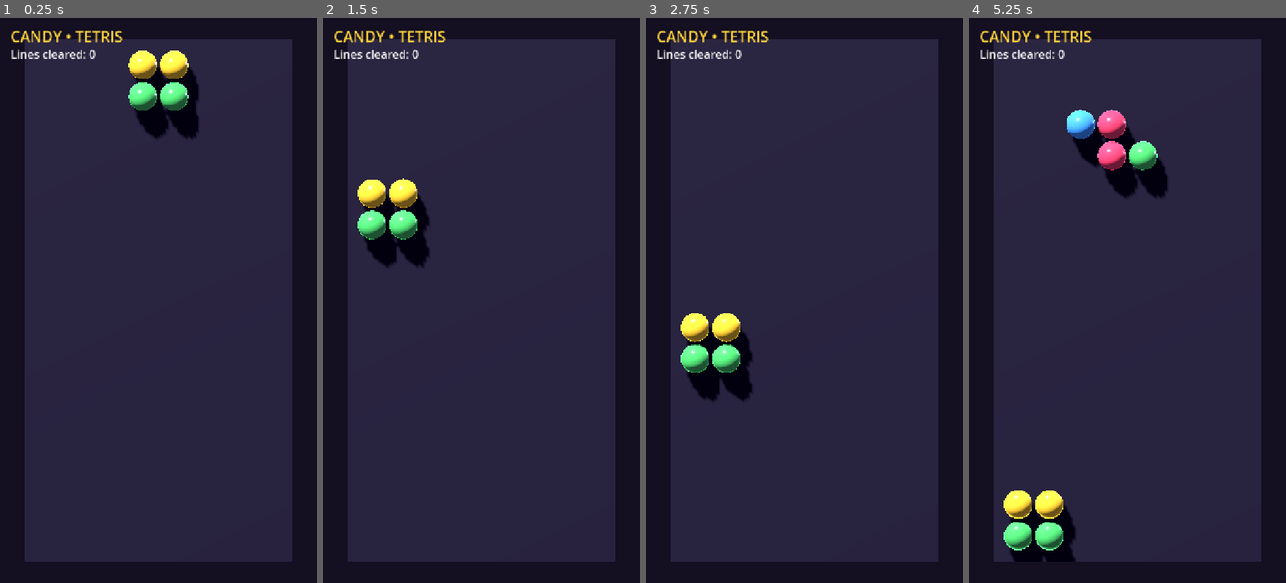
Above: before the commit, frames 1-4 (left to right).
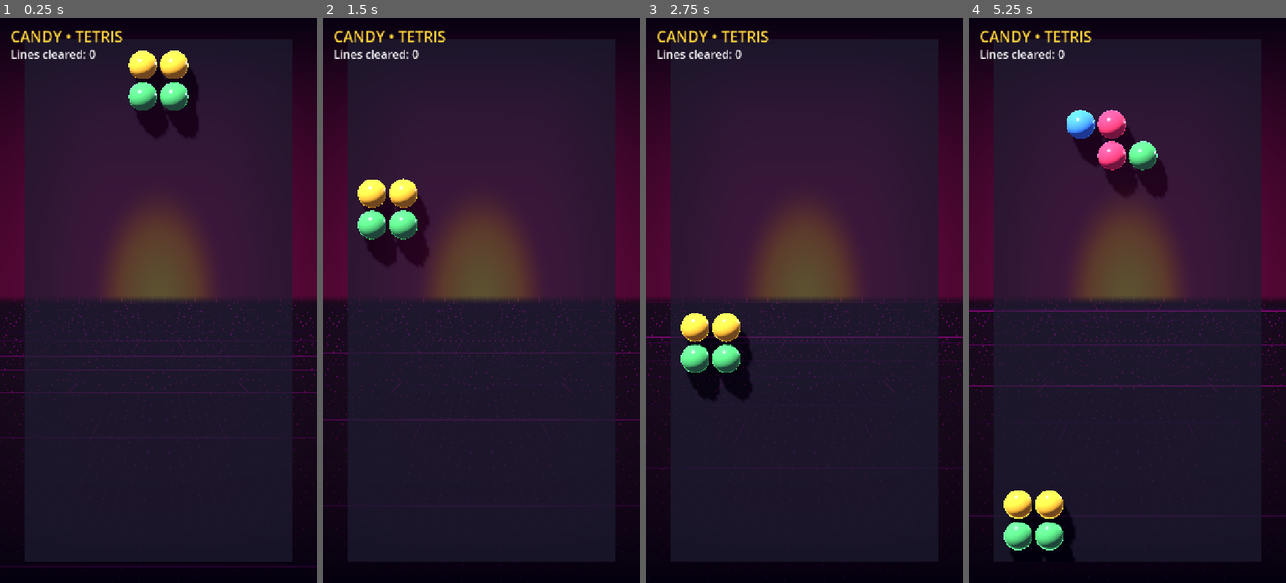
Above: after the commit, the same moments.

Repository: Jhon-Crow/candy-crush-tetris-godot-game
Game: Godot game, scene res://scenes/Main.tscn
The game is run twice, just before and just after one commit, with the same random seed, the same clock (stepped at 60 frames per second) and the same inputs.
Inputs:
- Up to frame 1 (0.25 s): no input
- Up to frame 2 (1.5 s): no input
- Up to frame 3 (2.75 s): no input
- Up to frame 4 (5.25 s): no input

The runs differ from the first frame. In frame 1, 12% of the frame differs, in the area x 0-100%, y 14-97%; in frame 2, 13%; in frame 3, 11%; in frame 4, 13%.

Commit message:
feat: add animated retrowave background (issue #15)
- Add shaders/retrowave_background.gdshader: single-pass canvas shader
  that renders the full retrowave aesthetic — gradient violet sky, retro
  sun disc with horizontal scanline stripes, and an animated perspective
  neon-grid floor.  All colours and speeds are shader uniforms so the
  look can be changed without touching the shader code.

- Add scripts/Background.gd: Node wrapper that owns a CanvasLayer
  (layer=-1, behind the 3D viewport), a full-screen ColorRect, and the
  ShaderMaterial.  Exposes three built-in colour themes:
    * THEME_RETROWAVE — default neon magenta + orange sunset
    * THEME_PLASMA    — cyan/teal mid-game variant
    * THEME_NEON      — hot-pink / lime-green end-game variant
  Call set_theme(theme_dict) to switch instantly; future work can tween
  between themes for smooth transitions.

- Modify scripts/Game.gd:
  * Call _build_background() in _ready() before building the 3D scene.
  * Switch Environment.background_mode to BG_CANVAS so the 3D clear is
    composited on top of the canvas rather than painted over it — this is
    the correct Godot 4 mechanism for a CanvasLayer background behind 3D.
  * Warm the ambient light colour slightly to complement the new palette.
  * Make the back panel 72% opaque (was solid) so the neon glow bleeds
    through around the candy-ball play field.

- Add docs/case-studies/issue-15/{README,issue,research}.md: case study
  covering requirements, visual-element analysis, shader techniques,
  prior art (Godot Shaders community), and the swappable-theme design.

Fixes Jhon-Crow/candy-crush-tetris-godot-game#15

Diff:
--- /dev/null
+++ b/scripts/Background.gd
@@ -0,0 +1,101 @@
+## Animated background system for Candy Crush Tetris.
+##
+## Renders a retrowave/synthwave animated backdrop (neon perspective grid +
+## retro sun) behind the gameplay layer.  The background is designed to be
+## swappable: call [method set_theme] with a different [BackgroundTheme] dict
+## to instantly switch to a new look — handy for future per-level themes.
+##
+## Usage (called from Game.gd):
+##   var bg = Background.new()
+##   add_child(bg)
+##   # optionally change colour theme later:
+##   bg.set_theme(Background.THEME_PLASMA)
+
+class_name Background
+extends Node
+
+# ---------------------------------------------------------------------------
+# Built-in themes (colour palettes + speed settings)
+# ---------------------------------------------------------------------------
+
+## The default retrowave / synthwave look: neon magenta grid, orange sunset.
+const THEME_RETROWAVE := {
+	"sky_top":        Color(0.05, 0.01, 0.12),
+	"sky_horizon":    Color(0.55, 0.05, 0.35),
+	"sun_outer":      Color(1.00, 0.40, 0.10),
+	"sun_inner":      Color(1.00, 0.85, 0.20),
+	"grid_color":     Color(0.90, 0.05, 0.80),
+	"grid_glow":      Color(0.30, 0.00, 0.60),
+	"ground_dark":    Color(0.03, 0.00, 0.10),
+	"grid_speed":     0.5,
+	"scanline_count": 8.0,
+}
+
+## Cyan/teal "plasma" variant for a mid-game feel.
+const THEME_PLASMA := {
+	"sky_top":        Color(0.00, 0.02, 0.14),
+	"sky_horizon":    Color(0.00, 0.45, 0.55),
+	"sun_outer":      Color(0.00, 0.85, 1.00),
+	"sun_inner":      Color(0.80, 1.00, 1.00),
+	"grid_color":     Color(0.00, 0.95, 0.95),
+	"grid_glow":      Color(0.00, 0.30, 0.50),
+	"ground_dark":    Color(0.00, 0.02, 0.10),
+	"grid_speed":     0.8,
+	"scanline_count": 6.0,
+}
+
+## Hot pink / electric-lime "neon" variant for later levels.
+const THEME_NEON := {
+	"sky_top":        Color(0.08, 0.00, 0.08),
+	"sky_horizon":    Color(0.80, 0.00, 0.45),
+	"sun_outer":      Color(1.00, 0.80, 0.00),
+	"sun_inner":      Color(1.00, 1.00, 0.50),
+	"grid_color":     Color(0.20, 1.00, 0.10),
+	"grid_glow":      Color(0.05, 0.40, 0.00),
+	"ground_dark":    Color(0.02, 0.04, 0.00),
+	"grid_speed":     1.1,
+	"scanline_count": 10.0,
+}
+
+# ---------------------------------------------------------------------------
+# Internal nodes
+# ---------------------------------------------------------------------------
+var _canvas_layer: CanvasLayer
+var _rect: ColorRect
+var _material: ShaderMaterial
+
+
+func _ready() -> void:
+	# Create a CanvasLayer behind all gameplay (layer 0) and UI (layer 1+).
+	_canvas_layer = CanvasLayer.new()
+	_canvas_layer.layer = -1
+	add_child(_canvas_layer)
+
+	# Full-screen quad that receives the shader.
+	_rect = ColorRect.new()
+	_rect.set_anchors_preset(Control.PRESET_FULL_RECT)
+	_canvas_layer.add_child(_rect)
+
+	# Load and attach the retrowave shader.
+	# (safe in both editor/player and headless CI — the shader is parsed but
+	#  not executed when there is no display, so this never crashes headless runs.)
+	var shader := load("res://shaders/retrowave_background.gdshader") as Shader
+	if shader == null:
+		push_warning("Background: retrowave shader not found; background will be invisible.")
+		return
+	_material = ShaderMaterial.new()
+	_material.shader = shader
+	_rect.material = _material
+
+	# Apply the default theme.
+	set_theme(THEME_RETROWAVE)
+
+
+## Instantly switches the background to the given theme dictionary.
+## [param theme] must contain the same keys as the THEME_* constants.
+## Unknown keys are silently ignored; missing keys keep their previous value.
+func set_theme(theme: Dictionary) -> void:
+	if _material == null:
+		return
+	for key in theme:
+		_material.set_shader_parameter(key, theme[key])
--- a/scripts/Game.gd
+++ b/scripts/Game.gd
@@ -12,6 +12,12 @@
 ## figures" requested in the issue. With it disabled, pieces simply drop down
 ## the centre. Either way, full rows are cleared and the board resets when it
 ## overflows.
+##
+## The animated retrowave background is rendered via [Background] on a
+## CanvasLayer at layer -1 (behind all 3D content).  The 3D environment uses a
+## transparent background so the canvas shines through.  To swap themes as the
+## player progresses, call [method _background.set_theme] with one of the
+## [constant Background.THEME_*] dictionaries.
 
 # --- Board configuration -----------------------------------------------------
 const GRID_W := 8        # columns
@@ -65,10 +71,12 @@
 var _lines := 0
 var _ball_mesh: SphereMesh
 var _lines_label: Label
+var _background: Background
 
 
 func _ready() -> void:
 	randomize()
+	_build_background()   # must come before _build_environment so layers stack correctly
 	_build_environment()
 	_build_camera()
 	_build_lights()
@@ -340,13 +348,23 @@
 
 
 # --- Scene construction ------------------------------------------------------
+func _build_background() -> void:
+	_background = Background.new()
+	add_child(_background)
+	# Default theme is retrowave (neon grid + orange sunset) — no extra call needed.
+	# To change the theme dynamically (e.g., after N lines cleared) call:
+	#   _background.set_theme(Background.THEME_PLASMA)
+
+
 func _build_environment() -> void:
 	var env := Environment.new()
-	env.background_mode = Environment.BG_COLOR
-	env.background_color = Color(0.08, 0.06, 0.13)
+	# Use a transparent (canvas) clear so the retrowave CanvasLayer at layer -1
+	# is visible behind the 3D scene.  The canvas shader provides the backdrop.
+	env.background_mode = Environment.BG_CANVAS
 	env.ambient_light_source = Environment.AMBIENT_SOURCE_COLOR
-	env.ambient_light_color = Color(0.45, 0.42, 0.6)
-	env.ambient_light_energy = 0.6
+	# Warm purple ambient to complement the retrowave palette.
+	env.ambient_light_color = Color(0.45, 0.30, 0.65)
+	env.ambient_light_energy = 0.7
 	var we := WorldEnvironment.new()
 	we.environment = env
 	add_child(we)
@@ -379,13 +397,17 @@
 
 
 func _build_back_panel() -> void:
+	# A semi-transparent dark panel behind the candy balls so they read clearly
+	# against the bright retrowave background, while still letting the animated
+	# grid and sun glow through around the edges.
 	var panel := MeshInstance3D.new()
 	var box := BoxMesh.new()
 	box.size = Vector3(GRID_W + 0.6, GRID_H + 0.6, 0.4)
 	panel.mesh = box
 	var mat := StandardMaterial3D.new()
-	mat.albedo_color = Color(0.12, 0.10, 0.18)
-	mat.roughness = 0.9
+	mat.albedo_color = Color(0.06, 0.04, 0.12, 0.72)  # dark violet, 72 % opaque
+	mat.roughness = 0.95
+	mat.transparency = BaseMaterial3D.TRANSPARENCY_ALPHA
 	panel.material_override = mat
 	panel.position = Vector3(0, 0, -0.7)
 	add_child(panel)
--- /dev/null
+++ b/shaders/retrowave_background.gdshader
@@ -0,0 +1,140 @@
+// Retrowave / Synthwave animated background shader
+// Renders a neon perspective grid on the lower half and a retro sun with
+// scanlines on the upper half, fully driven by TIME so the animation loops
+// seamlessly.  All colours are exposed as uniforms so the background can be
+// swapped or tinted at runtime without touching this file.
+
+shader_type canvas_item;
+
+// --- Colour palette ----------------------------------------------------------
+uniform vec4 sky_top        : source_color = vec4(0.05, 0.01, 0.12, 1.0);  // deep violet night
+uniform vec4 sky_horizon    : source_color = vec4(0.55, 0.05, 0.35, 1.0);  // hot magenta horizon
+uniform vec4 sun_outer      : source_color = vec4(1.00, 0.40, 0.10, 1.0);  // warm orange rim
+uniform vec4 sun_inner      : source_color = vec4(1.00, 0.85, 0.20, 1.0);  // bright yellow core
+uniform vec4 grid_color     : source_color = vec4(0.90, 0.05, 0.80, 1.0);  // neon magenta grid
+uniform vec4 grid_glow      : source_color = vec4(0.30, 0.00, 0.60, 1.0);  // purple glow
+uniform vec4 ground_dark    : source_color = vec4(0.03, 0.00, 0.10, 1.0);  // near-black ground
+
+// --- Parameters --------------------------------------------------------------
+uniform float grid_speed    : hint_range(0.0, 3.0) = 0.5;   // grid scroll speed
+uniform float grid_density  : hint_range(1.0, 20.0) = 8.0;  // vertical grid lines count
+uniform float grid_line_w   : hint_range(0.005, 0.08) = 0.025; // line half-width in UV
+uniform float sun_radius    : hint_range(0.05, 0.5) = 0.22; // sun radius (fraction of height)
+uniform float sun_y         : hint_range(0.3, 0.7) = 0.50;  // sun centre Y (0=bottom,1=top)
+uniform float scanline_count: hint_range(3.0, 20.0) = 8.0;  // number of dark bands on sun
+uniform float horizon_y     : hint_range(0.3, 0.7) = 0.50;  // where sky meets ground
+
+// --- Helpers -----------------------------------------------------------------
+
+// Smooth antialiased step centred at 'edge' with half-width 'w'.
+float soft_edge(float val, float edge, float w) {
+    return 1.0 - smoothstep(edge - w, edge + w, val);
+}
+
+// Draw one horizontal scanline band with given thickness.
+float scanline(float y, float band_height, float gap_frac) {
+    float t = mod(y, band_height);
+    return smoothstep(band_height * gap_frac, band_height * gap_frac * 0.5, t);
+}
+
+void fragment() {
+    vec2 uv = UV;  // (0,0) = top-left, (1,1) = bottom-right
+
+    // Flip so y=0 is bottom, y=1 is top (more intuitive for geometry).
+    float yf = 1.0 - uv.y;
+    float xf = uv.x;
+
+    // -------------------------------------------------------------------------
+    // SKY (upper half: yf > horizon_y)
+    // -------------------------------------------------------------------------
+
+    // Gradient from horizon colour upward to deep-space violet.
+    float sky_t = clamp((yf - horizon_y) / (1.0 - horizon_y), 0.0, 1.0);
+    vec4 sky_col = mix(sky_horizon, sky_top, sky_t * sky_t);
+
+    // --- Sun disc with scanlines ---
+    float cx = 0.5;                  // sun centred horizontally
+    float cy = sun_y;                // sun centre in yf space
+    vec2  sun_delta = vec2((xf - cx) * 1.0, yf - cy);
+    float sun_dist  = length(sun_delta);
+
+    // Radial gradient inside the disc.
+    float sun_alpha = smoothstep(sun_radius, sun_radius * 0.5, sun_dist);
+    vec4  sun_col   = mix(sun_outer, sun_inner, smoothstep(sun_radius * 0.9, 0.0, sun_dist));
+
+    // Horizontal scanline bands that darken the lower portion of the sun,
+    // giving the classic 1980s "striped retro sun" look.  The bands are in
+    // screen space so they do NOT move with the sun.
+    float band_h = sun_radius / scanline_count;
+    float scan   = scanline(yf, band_h, 0.55);
+    // Only apply scanlines inside the lower half of the disc.
+    float lower  = smoothstep(cy + sun_radius * 0.05, cy - sun_radius * 0.05, yf);
+    sun_col     *= mix(1.0, scan * 0.45 + 0.55, lower);
+
+    // Blend sun into sky.
+    vec4 upper_col = mix(sky_col, sun_col, sun_alpha);
+
+    // -------------------------------------------------------------------------
+    // GROUND (lower half: yf < horizon_y)
+    // -------------------------------------------------------------------------
+
+    // How far below the horizon are we?  0 = at horizon, 1 = at screen bottom.
+    float ground_t = clamp((horizon_y - yf) / horizon_y, 0.0, 1.0);
+
+    // Dark ground base colour, slightly lighter near the horizon (atmospheric haze).
+    vec4 ground_col = mix(sky_horizon * 0.35, ground_dark, ground_t * ground_t);
+
+    // --- Perspective grid ---
+    // We use a standard perspective projection: for a point at distance d from
+    // the viewer, the projected y shrinks as 1/d.  Here yf=horizon_y is the
+    // vanishing point, so d ∝ 1/(horizon_y - yf).
+    // To avoid division by zero we clamp the denominator.
+    float eps     = 0.001;
+    float d       = 1.0 / max(horizon_y - yf, eps);   // perspective depth
+
+    // Perspective UV: vertical lines converge to the vanishing point.
+    float pu_x = (xf - 0.5) * d;
+    // Vertical (depth) coordinate scrolls over time.
+    float pu_y = d - TIME * grid_speed;
+
+    // --- Vertical grid lines ---
+    float vline_uv  = pu_x * grid_density;
+    float vline_f   = fract(vline_uv + 0.5) - 0.5;   // centred in [-0.5, 0.5]
+    // Line thickness narrows with distance (perspective foreshortening).
+    float vthick    = grid_line_w * min(d * 0.1, 1.2);
+    float vline     = smoothstep(vthick, vthick * 0.4, abs(vline_f));
+
+    // --- Horizontal grid lines ---
+    float hline_uv  = pu_y * 0.5;                     // depth-scaled horizontal lines
+    float hline_f   = fract(hline_uv + 0.5) - 0.5;
+    float hthick    = grid_line_w * min(d * 0.08, 1.0);
+    float hline     = smoothstep(hthick, hthick * 0.4, abs(hline_f));
+
+    // Combine both axes.
+    float grid_val  = max(vline, hline);
+
+    // Fade the grid: brightest near horizon, darkest at bottom.
+    float grid_fade = 1.0 - ground_t * 0.85;
+    grid_val       *= grid_fade;
+
+    // Glow: a soft bloom around the grid lines.
+    float glow_vl   = smoothstep(vthick * 3.0, vthick * 0.5, abs(vline_f)) * grid_fade * 0.5;
+    float glow_hl   = smoothstep(hthick * 3.0, hthick * 0.5, abs(hline_f)) * grid_fade * 0.5;
+    float glow_val  = max(glow_vl, glow_hl);
+
+    vec4 lower_col  = mix(ground_col, grid_glow,  glow_val);
+    lower_col       = mix(lower_col,  grid_color, grid_val);
+
+    // -------------------------------------------------------------------------
+    // Composite: blend sky and ground at the horizon line.
+    // -------------------------------------------------------------------------
+    float horizon_mask = smoothstep(horizon_y - 0.01, horizon_y + 0.01, yf);
+    vec4 final_col = mix(lower_col, upper_col, horizon_mask);
+
+    // Slight vignette at the screen edges to focus attention on the grid.
+    float vignette = smoothstep(0.0, 0.35, xf) * smoothstep(1.0, 0.65, xf)
+                   * smoothstep(0.0, 0.15, yf) * smoothstep(1.0, 0.85, yf);
+    final_col.rgb *= mix(0.55, 1.0, vignette);
+
+    COLOR = final_col;
+}
Not shown, added: docs/case-studies/issue-15/README.md
Not shown, added: docs/case-studies/issue-15/issue.md
Not shown, added: docs/case-studies/issue-15/research.md
